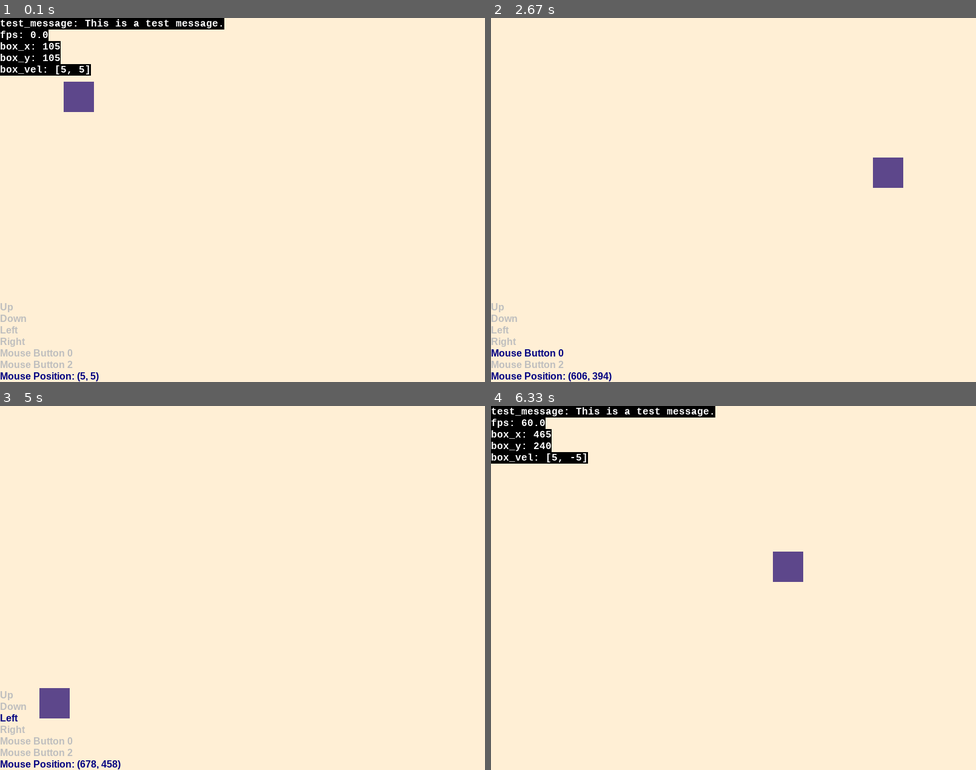
Above: before the commit, frames 1-4 (two rows, left to right).
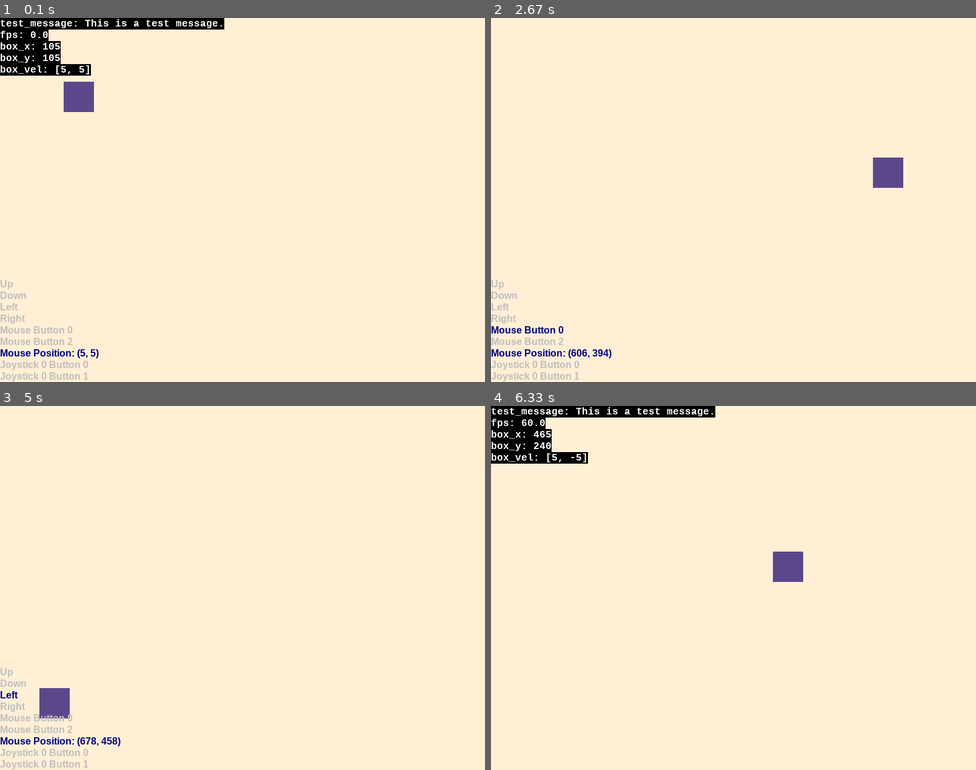
Above: after the commit, the same moments.

Repository: joshjaysalazar/pygame-utility-pack
Game: pygame game, started from examples/debug_example.py
The game is run twice, just before and just after one commit, with the same random seed, the same clock (stepped at 60 frames per second) and the same inputs.
Inputs (mouse positions are in pixels of both pictures, inside the frame that each line leads up to):
- Up to frame 1 (0.1 s): no input
- Up to frame 2 (2.67 s): hold Right 0.33-0.8 s; move the mouse to (714, 214) at 0.37 s; hold Up 0.83-1.13 s; move the mouse to (617, 203) at 0.87 s; tap 2 at 0.98, 2.38 s; hold Left 1.67-2.2 s; tap 1 at 1.82 s; hold Down 2.23-2.53 s; press the mouse at (859, 258) at 2.6 s
- Up to frame 3 (5 s): move the mouse to (271, 580) at 2.7 s; release the mouse at (174, 511) at 2.83 s; hold Left 2.9-3.3 s; click (164, 467) at 2.98 s; tap 1 at 3.05, 4.55 s; hold Up 3.33-3.7 s; click (412, 682) at 3.42 s; tap 2 at 3.48, 4.95 s; hold Down 4.4-4.77 s; hold Left from 4.8 s (still down)
- Up to frame 4 (6.33 s): release Left at 5.27 s; hold Right 5.3-5.77 s; click (840, 500) at 5.38 s; hold Up 5.8-6.1 s; click (597, 628) at 5.88 s; tap 1 at 5.95 s; hold Right from 6.13 s (still down); click (908, 671) at 6.22 s; tap 2 at 6.28 s

The runs differ from the first frame. In frame 1, 1.1% of the frame differs, in the area x 0-21%, y 72-100%; in frame 2, 1.2%; in frame 3, 1.2%, in the area x 0-25%, y 72-100%; in frame 4, nothing differs.

Commit message:
Added joystick button support

Diff:
--- a/examples/debug_example.py
+++ b/examples/debug_example.py
@@ -39,7 +39,11 @@
                 pygame.K_RIGHT
             ],
             expected_mouse_buttons=[0, 2],
-            show_mouse_position=True
+            show_mouse_position=True,
+            expected_joystick_buttons=[
+                (0, 0),
+                (0, 1)
+            ]
         )
 
         # Set overlay fonts (debug_overlay uses default font)
--- a/pygkit/debug/input_overlay.py
+++ b/pygkit/debug/input_overlay.py
@@ -8,7 +8,8 @@
             screen,
             expected_keys=None,
             expected_mouse_buttons=None,
-            show_mouse_position=False
+            show_mouse_position=False,
+            expected_joystick_buttons=None
         ):
         super().__init__(screen)
 
@@ -17,10 +18,12 @@
         self.expected_keys = expected_keys
         self.expected_mouse_buttons = expected_mouse_buttons
         self.show_mouse_position = show_mouse_position
+        self.expected_joystick_buttons = expected_joystick_buttons
 
         # Set of currently active inputs
         self.current_keys = set()
         self.current_mouse_buttons = set()
+        self.current_joystick_buttons = set()
 
         # Setup keyboard keys to check
         if self.expected_keys:
@@ -30,6 +33,10 @@
             for key in dir(pygame):
                 if key.startswith("K_"):
                     self.keys_to_check.append(getattr(pygame, key))
+
+        # Setup joystick buttons to check
+        pygame.joystick.init()
+        self.joysticks = [pygame.joystick.Joystick(x) for x in range(pygame.joystick.get_count())]
 
     def update_current_inputs(self):
         # Update keyboard inputs
@@ -48,7 +55,17 @@
             else:
                 self.current_mouse_buttons.discard(button_code)
 
+        # Update joystick inputs
+        for i, joystick in enumerate(self.joysticks):
+            for button_code in range(joystick.get_numbuttons()):
+                id = (i, button_code)
+                if joystick.get_button(button_code):
+                    self.current_joystick_buttons.add(id)
+                else:
+                    self.current_joystick_buttons.discard(id)
+
     def get_text_surfaces(self):
+        # Update current inputs
         self.update_current_inputs()
 
         # Set the keyboard inputs to draw
@@ -91,4 +108,18 @@
             text = self.font.render(mouse_pos_str, True, self.font_color)
             text_surfaces.append(text)
 
+        # Create surfaces for joystick buttons
+        if self.expected_joystick_buttons:
+            buttons_to_draw = self.expected_joystick_buttons
+        else:
+            buttons_to_draw = list(self.current_joystick_buttons)
+        for button_code in buttons_to_draw:
+            button_name = f"Joystick {button_code[0]} Button {button_code[1]}"
+            if button_code in self.current_joystick_buttons:
+                button_color = self.font_color
+            else:
+                button_color = "grey"
+            text = self.font.render(button_name, True, button_color)
+            text_surfaces.append(text)
+
         return text_surfaces
